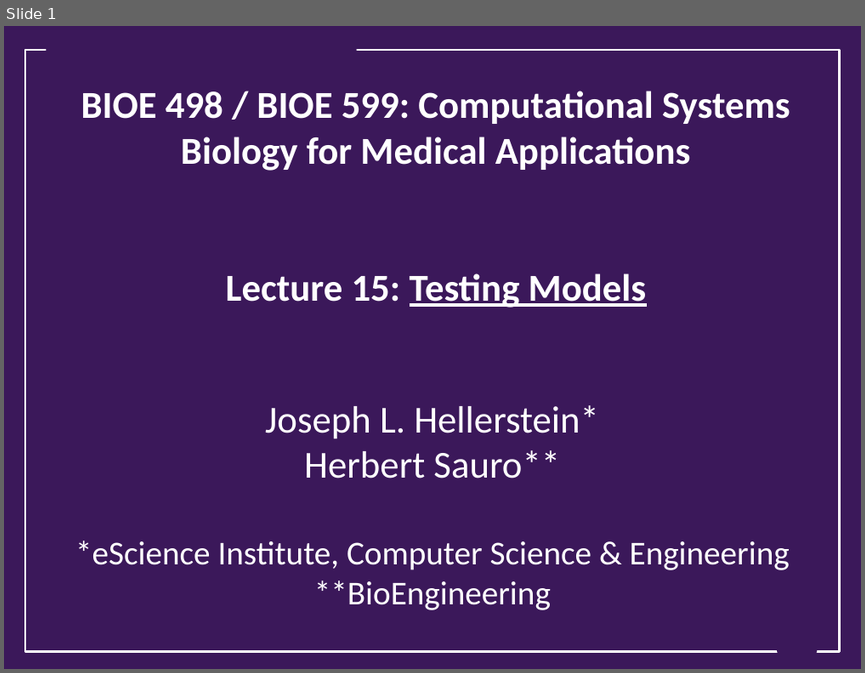
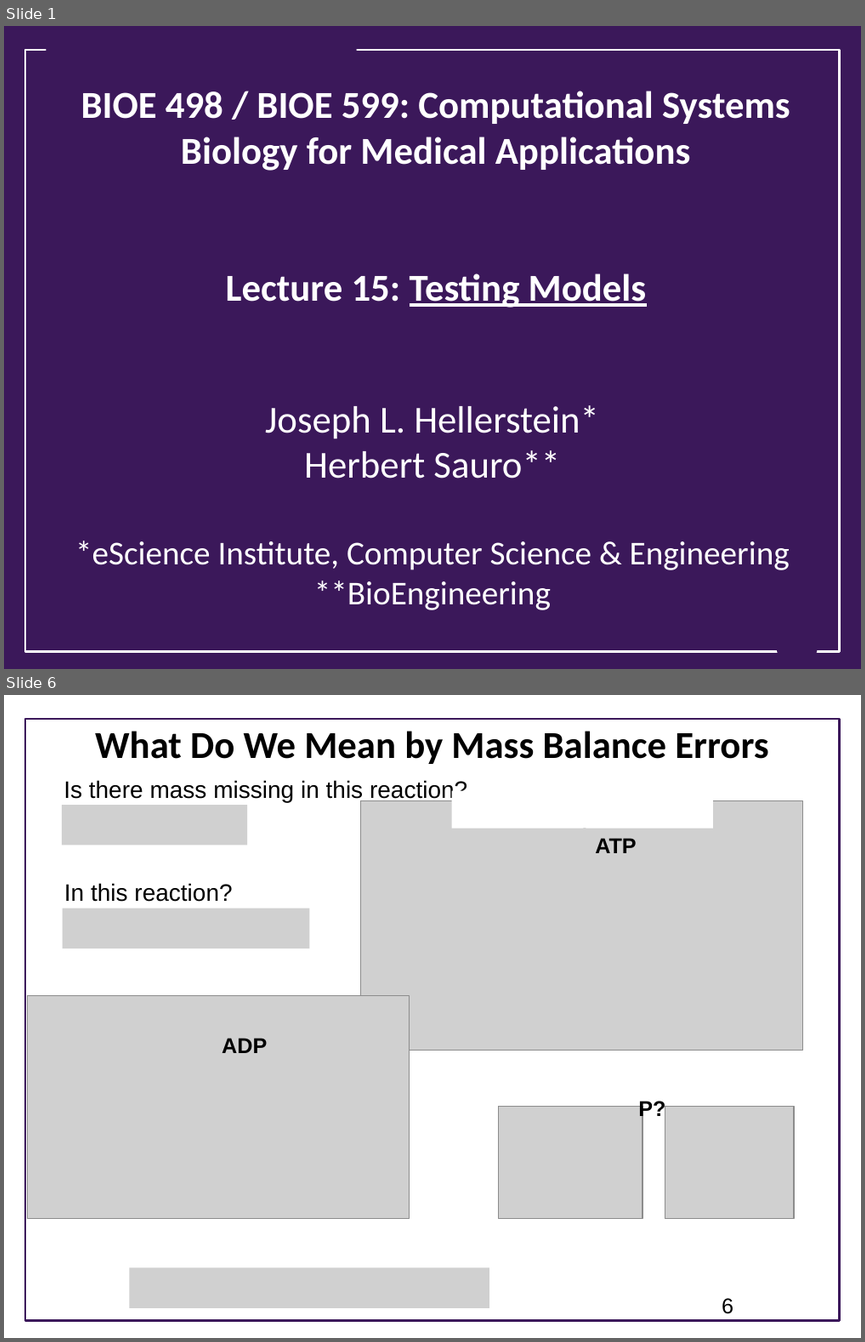
Before and after one commit to ModelEngineering/advancing-biomedical-models, a slide deck: lecture_15/15_static_testing.pptx. Shown one above the other, each under a label of ours: slide 1 before the commit, slides 1 and 6 after it; the slides between them are not shown. The pictures are 865x673 and 865x1342 pixels, drawn with LibreOffice and Linux fonts; fonts in the diff are those of the drawing; grey boxes stand for pictures; background and template pictures are left out. Boxes give left, top, right and bottom in pixels: in the first picture for what was removed or moved away, otherwise in the second. Text is boxed around its words. In the diff, an @@ line names an element or a change of style, - is before the commit and + after.

```diff
--- a/lecture_15/15_static_testing.pptx
+++ b/lecture_15/15_static_testing.pptx
@@ slide 6 added at (x1=4, y1=695, x2=861, y2=1338), background #FFFFFF @@
@@ rectangle added at (x1=25, y1=719, x2=840, y2=1321), outline #3B185A 1.75 pt @@
@@ title added at (x1=95, y1=731, x2=769, y2=764), 32 pt, text #000000, bold @@
+What Do We Mean by Mass Balance Errors
@@ text added at (x1=64, y1=780, x2=467, y2=802), 20 pt, text #000000 @@
+Is there mass missing in this reaction?
@@ rectangle added at (x1=451, y1=791, x2=713, y2=828), fill #FFFFFF @@
@@ picture added at (x1=62, y1=805, x2=247, y2=845) @@
@@ picture added at (x1=360, y1=800, x2=802, y2=1049) @@
@@ text added at (x1=595, y1=838, x2=636, y2=853), 18 pt, text #000000, bold @@
+ATP
@@ text added at (x1=64, y1=883, x2=232, y2=902), 20 pt, text #000000 @@
+In this reaction?
@@ picture added at (x1=63, y1=908, x2=310, y2=948) @@
@@ picture added at (x1=27, y1=996, x2=409, y2=1219) @@
@@ text added at (x1=222, y1=1038, x2=267, y2=1053), 18 pt, text #000000, bold @@
+ADP
@@ text added at (x1=638, y1=1100, x2=665, y2=1120), 18 pt, text #000000, bold @@
+P?
@@ picture added at (x1=499, y1=1106, x2=642, y2=1219) @@
@@ picture added at (x1=664, y1=1106, x2=794, y2=1219) @@
@@ picture added at (x1=129, y1=1267, x2=489, y2=1308) @@
@@ page number added at (x1=721, y1=1298, x2=733, y2=1314), 18 pt, text #000000 @@
+6
```
Also in this commit, not shown: 1 slide changed, 13 other slides added.
